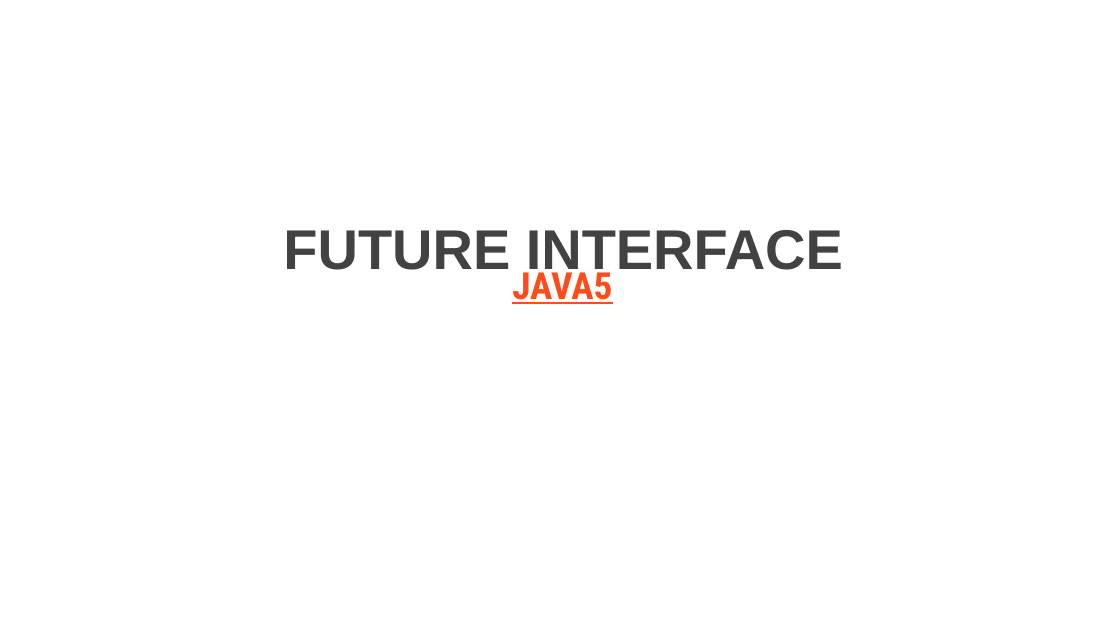
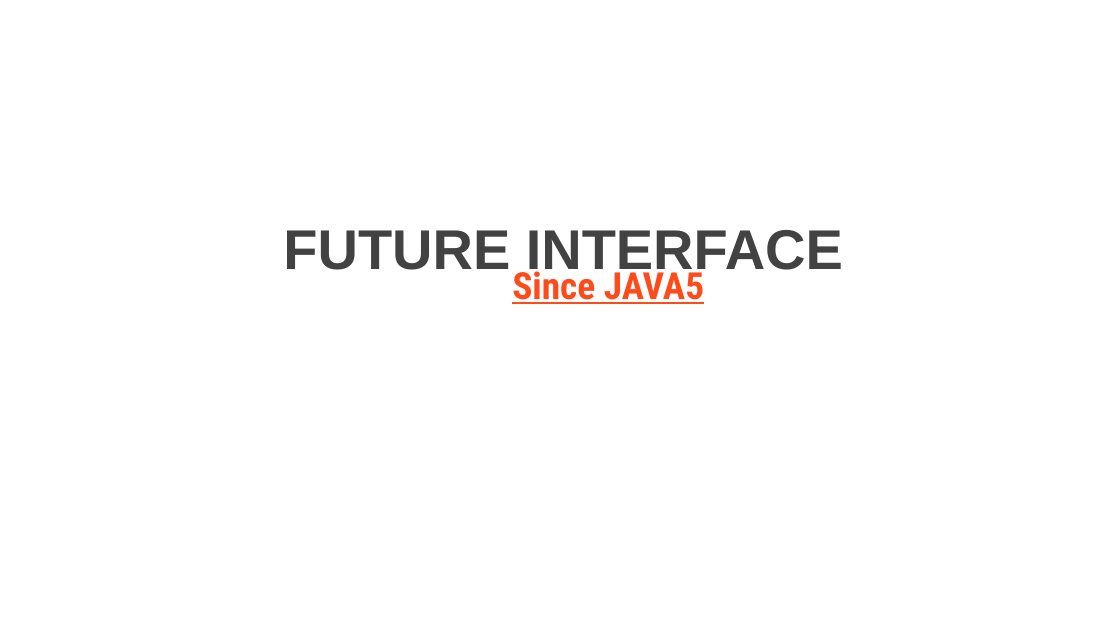
Before and after one commit to DevDay2019-AxonActive/DevDay2019---Advanced-Java, a slide deck: slide 2 of presentations/java_future.pptx. Drawn at 1120x630 pixels with LibreOffice and Linux fonts; fonts in the diff are those of the drawing; background and template pictures are left out. Boxes give left, top, right and bottom in pixels: in the first picture for what was removed or moved away, otherwise in the second. Text is boxed around its words. In the diff, an @@ line names an element or a change of style, - is before the commit and + after.

```diff
--- a/presentations/java_future.pptx
+++ b/presentations/java_future.pptx
@@ text at box(512, 264, 704, 304): text changed @@
-JAVA5
+Since JAVA5
```
Also in this commit, not shown: 14 other slides changed.
